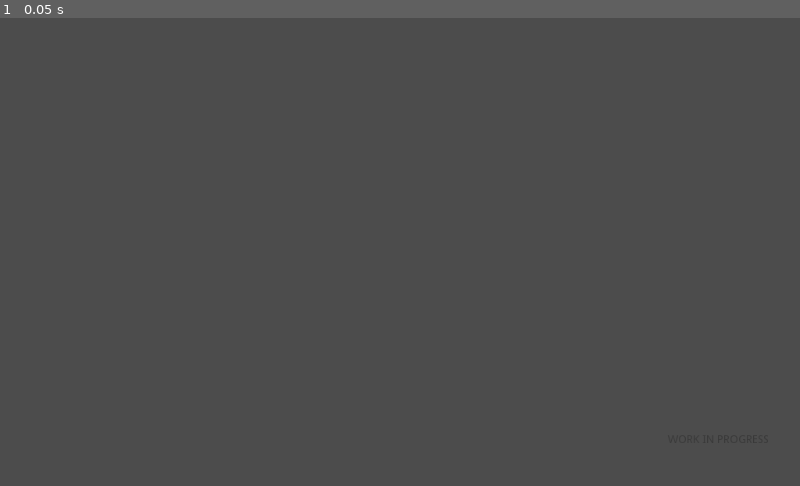
Above: before the commit, frame 1.
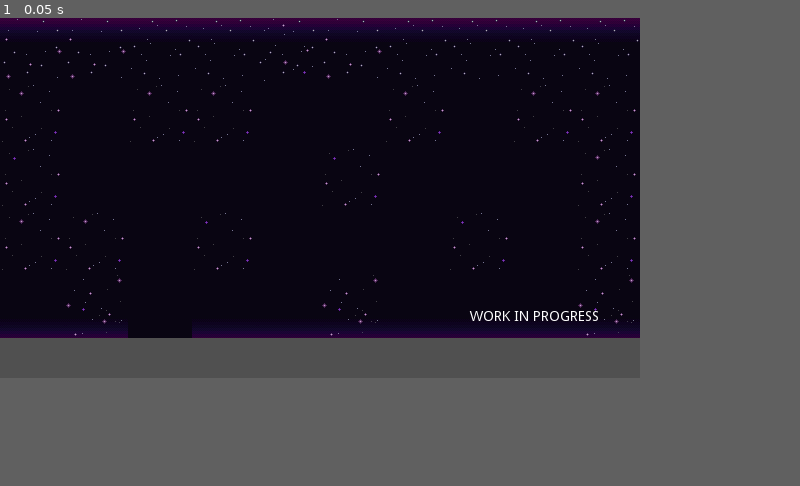
Above: after the commit, the same moment.

Repository: val-h/project-a
Game: Godot game, scene res://test.tscn
Same seed, same stepped clock (60 frames per second), same inputs: the game is played once before the commit and once after it. Before the commit the project has no main scene; this scene is started directly in both runs.
Inputs:
- Up to frame 1 (0.05 s): no input
In our replay, the window is 800x468 before the commit and 640x360 after it. These sizes can differ from the game's own. Grey fills any space a smaller window leaves; there, only what the larger window draws over its background counts as a difference.

The runs differ from the first frame. In frame 1, 55% of the frame differs, in the area x 0-80%, y 0-69%.

Commit message:
simple tile map test

Diff:
--- a/Project A/project.godot
+++ b/Project A/project.godot
@@ -16,8 +16,17 @@
 [application]
 
 config/name="Project A"
+run/main_scene="res://test.tscn"
 config/icon="res://icon.png"
+
+[display]
+
+window/size/width=640
+window/size/height=360
+window/stretch/mode="viewport"
 
 [rendering]
 
+quality/2d/use_pixel_snap=true
+environment/default_clear_color=Color( 0.317647, 0.317647, 0.317647, 1 )
 environment/default_environment="res://default_env.tres"
--- a/Project A/test.tscn
+++ b/Project A/test.tscn
@@ -1,13 +1,144 @@
-[gd_scene format=2]
+[gd_scene load_steps=13 format=2]
+
+[ext_resource path="res://art/textures/space/space texture8.png" type="Texture" id=1]
+[ext_resource path="res://art/textures/space/space texture7.png" type="Texture" id=2]
+[ext_resource path="res://art/textures/space/space texture5.png" type="Texture" id=3]
+[ext_resource path="res://art/textures/space/space texture6.png" type="Texture" id=4]
+[ext_resource path="res://art/textures/space/space texture no stars mid.png" type="Texture" id=5]
+[ext_resource path="res://art/textures/space/space texture no stars bot.png" type="Texture" id=6]
+[ext_resource path="res://art/textures/space/space texture no stars top.png" type="Texture" id=7]
+[ext_resource path="res://art/textures/space/space texture3.png" type="Texture" id=8]
+[ext_resource path="res://art/textures/space/space texture2.png" type="Texture" id=9]
+[ext_resource path="res://art/textures/space/space texture1.png" type="Texture" id=10]
+[ext_resource path="res://art/textures/space/space texture4.png" type="Texture" id=11]
+
+[sub_resource type="TileSet" id=1]
+0/name = "space texture8.png 0"
+0/texture = ExtResource( 1 )
+0/tex_offset = Vector2( 0, 0 )
+0/modulate = Color( 1, 1, 1, 1 )
+0/region = Rect2( 0, 0, 64, 64 )
+0/tile_mode = 0
+0/occluder_offset = Vector2( 0, 0 )
+0/navigation_offset = Vector2( 0, 0 )
+0/shapes = [  ]
+0/z_index = 0
+1/name = "space texture7.png 1"
+1/texture = ExtResource( 2 )
+1/tex_offset = Vector2( 0, 0 )
+1/modulate = Color( 1, 1, 1, 1 )
+1/region = Rect2( 0, 0, 64, 64 )
+1/tile_mode = 0
+1/occluder_offset = Vector2( 0, 0 )
+1/navigation_offset = Vector2( 0, 0 )
+1/shapes = [  ]
+1/z_index = 0
+2/name = "space texture6.png 2"
+2/texture = ExtResource( 4 )
+2/tex_offset = Vector2( 0, 0 )
+2/modulate = Color( 1, 1, 1, 1 )
+2/region = Rect2( 0, 0, 64, 64 )
+2/tile_mode = 0
+2/occluder_offset = Vector2( 0, 0 )
+2/navigation_offset = Vector2( 0, 0 )
+2/shapes = [  ]
+2/z_index = 0
+3/name = "space texture no stars mid.png 3"
+3/texture = ExtResource( 5 )
+3/tex_offset = Vector2( 0, 0 )
+3/modulate = Color( 1, 1, 1, 1 )
+3/region = Rect2( 0, 0, 64, 64 )
+3/tile_mode = 0
+3/occluder_offset = Vector2( 0, 0 )
+3/navigation_offset = Vector2( 0, 0 )
+3/shapes = [  ]
+3/z_index = 0
+4/name = "space texture no stars bot.png 4"
+4/texture = ExtResource( 6 )
+4/tex_offset = Vector2( 0, 0 )
+4/modulate = Color( 1, 1, 1, 1 )
+4/region = Rect2( 0, 0, 64, 64 )
+4/tile_mode = 0
+4/occluder_offset = Vector2( 0, 0 )
+4/navigation_offset = Vector2( 0, 0 )
+4/shapes = [  ]
+4/z_index = 0
+5/name = "space texture no stars top.png 5"
+5/texture = ExtResource( 7 )
+5/tex_offset = Vector2( 0, 0 )
+5/modulate = Color( 1, 1, 1, 1 )
+5/region = Rect2( 0, 0, 64, 64 )
+5/tile_mode = 0
+5/occluder_offset = Vector2( 0, 0 )
+5/navigation_offset = Vector2( 0, 0 )
+5/shapes = [  ]
+5/z_index = 0
+6/name = "space texture3.png 6"
+6/texture = ExtResource( 8 )
+6/tex_offset = Vector2( 0, 0 )
+6/modulate = Color( 1, 1, 1, 1 )
+6/region = Rect2( 0, 0, 64, 64 )
+6/tile_mode = 0
+6/occluder_offset = Vector2( 0, 0 )
+6/navigation_offset = Vector2( 0, 0 )
+6/shapes = [  ]
+6/z_index = 0
+7/name = "space texture2.png 7"
+7/texture = ExtResource( 9 )
+7/tex_offset = Vector2( 0, 0 )
+7/modulate = Color( 1, 1, 1, 1 )
+7/region = Rect2( 0, 0, 64, 64 )
+7/tile_mode = 0
+7/occluder_offset = Vector2( 0, 0 )
+7/navigation_offset = Vector2( 0, 0 )
+7/shapes = [  ]
+7/z_index = 0
+8/name = "space texture1.png 8"
+8/texture = ExtResource( 10 )
+8/tex_offset = Vector2( 0, 0 )
+8/modulate = Color( 1, 1, 1, 1 )
+8/region = Rect2( 0, 0, 64, 64 )
+8/tile_mode = 0
+8/occluder_offset = Vector2( 0, 0 )
+8/navigation_offset = Vector2( 0, 0 )
+8/shapes = [  ]
+8/z_index = 0
+9/name = "space texture4.png 9"
+9/texture = ExtResource( 11 )
+9/tex_offset = Vector2( 0, 0 )
+9/modulate = Color( 1, 1, 1, 1 )
+9/region = Rect2( 0, 0, 64, 64 )
+9/tile_mode = 0
+9/occluder_offset = Vector2( 0, 0 )
+9/navigation_offset = Vector2( 0, 0 )
+9/shapes = [  ]
+9/z_index = 0
+10/name = "space texture5.png 10"
+10/texture = ExtResource( 3 )
+10/tex_offset = Vector2( 0, 0 )
+10/modulate = Color( 1, 1, 1, 1 )
+10/region = Rect2( 0, 0, 64, 64 )
+10/tile_mode = 0
+10/occluder_offset = Vector2( 0, 0 )
+10/navigation_offset = Vector2( 0, 0 )
+10/shapes = [  ]
+10/z_index = 0
 
 [node name="Node2D" type="Node2D"]
 
-[node name="Label" type="Label" parent="."]
-margin_left = 815.0
-margin_top = 482.0
-margin_right = 1024.0
-margin_bottom = 600.0
-custom_colors/font_color = Color( 0.160784, 0.160784, 0.160784, 0.52549 )
+[node name="Background" type="Node2D" parent="."]
+
+[node name="TileMap" type="TileMap" parent="Background"]
+tile_set = SubResource( 1 )
+format = 1
+tile_data = PoolIntArray( 0, 1, 0, 1, 1, 0, 2, 0, 0, 3, 0, 0, 4, 2, 0, 5, 1, 0, 6, 0, 0, 7, 0, 0, 8, 0, 0, 9, 0, 0, 65536, 10, 0, 65537, 3, 0, 65538, 10, 0, 65539, 10, 0, 65540, 3, 0, 65541, 3, 0, 65542, 10, 0, 65543, 3, 0, 65544, 10, 0, 65545, 10, 0, 131072, 9, 0, 131073, 3, 0, 131074, 3, 0, 131075, 3, 0, 131076, 3, 0, 131077, 9, 0, 131078, 3, 0, 131079, 3, 0, 131080, 3, 0, 131081, 10, 0, 196608, 10, 0, 196609, 10, 0, 196610, 3, 0, 196611, 9, 0, 196612, 3, 0, 196613, 3, 0, 196614, 3, 0, 196615, 9, 0, 196616, 3, 0, 196617, 10, 0, 262144, 4, 0, 262145, 7, 0, 262146, 3, 0, 262147, 4, 0, 262148, 4, 0, 262149, 7, 0, 262150, 4, 0, 262151, 4, 0, 262152, 4, 0, 262153, 7, 0 )
+
+[node name="Label" type="Label" parent="Background"]
+margin_left = 430.0
+margin_top = 240.0
+margin_right = 639.0
+margin_bottom = 358.0
+custom_colors/font_color = Color( 1, 1, 1, 1 )
 text = "Work in Progress"
 align = 1
 valign = 1
Binary file added: Project A/art/textures/space/space texture no stars bot.png
Not shown, added: Project A/art/textures/space/space texture no stars bot.png.import
Binary file added: Project A/art/textures/space/space texture no stars mid.png
Not shown, added: Project A/art/textures/space/space texture no stars mid.png.import
Binary file added: Project A/art/textures/space/space texture no stars top.png
Not shown, added: Project A/art/textures/space/space texture no stars top.png.import
Binary file added: Project A/art/textures/space/space texture.png
Not shown, added: Project A/art/textures/space/space texture.png.import
Binary file added: Project A/art/textures/space/space texture1.png
Not shown, added: Project A/art/textures/space/space texture1.png.import
Binary file added: Project A/art/textures/space/space texture2.png
Not shown, added: Project A/art/textures/space/space texture2.png.import
(and 12 more such lines)
